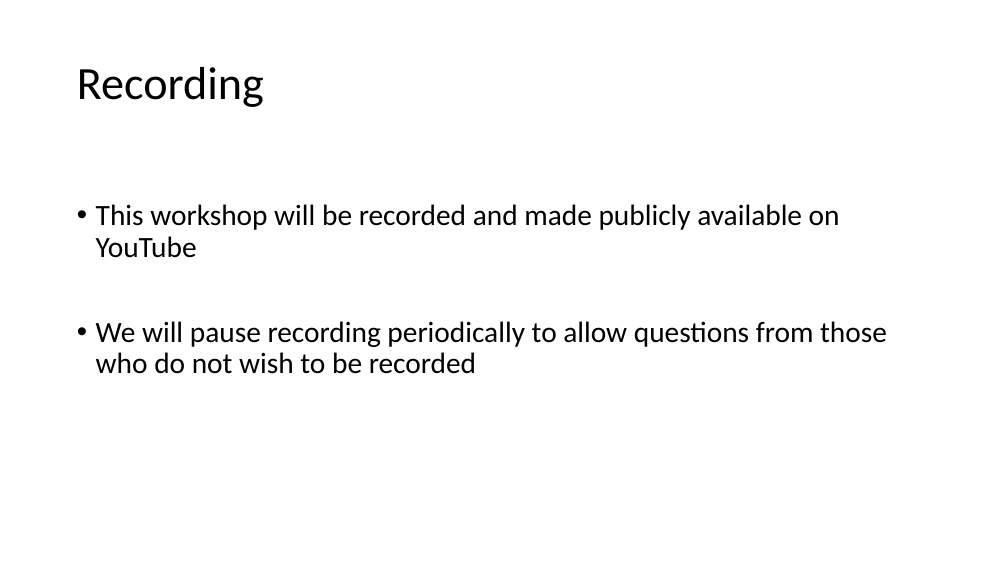
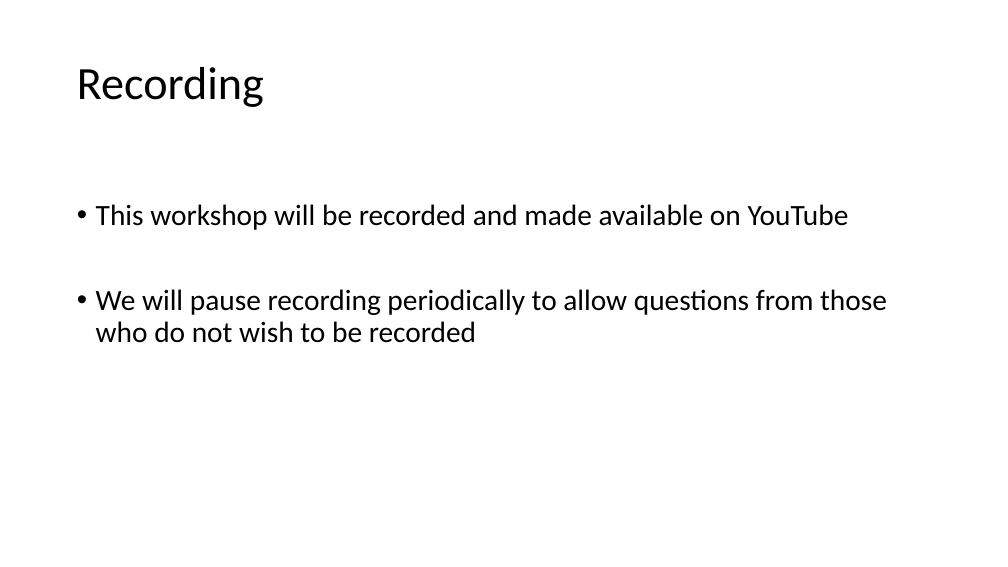
Before and after one commit to BIGslu/workshops, a slide deck: slide 6 of 2023.01.30_RNAseq.i4TB/welcome.pptx. Drawn at 1008x567 pixels with LibreOffice and Linux fonts; fonts in the diff are those of the drawing. Boxes give left, top, right and bottom in pixels: in the first picture for what was removed or moved away, otherwise in the second. Text is boxed around its words. In the diff, an @@ line names an element or a change of style, - is before the commit and + after.

```diff
--- a/2023.01.30_RNAseq.i4TB/welcome.pptx
+++ b/2023.01.30_RNAseq.i4TB/welcome.pptx
@@ text at (x1=96, y1=204, x2=849, y2=230): text changed @@
-• This workshop will be recorded and made publicly available on YouTube
+• This workshop will be recorded and made available on YouTube
```
Also in this commit, not shown: 5 other slides changed.
